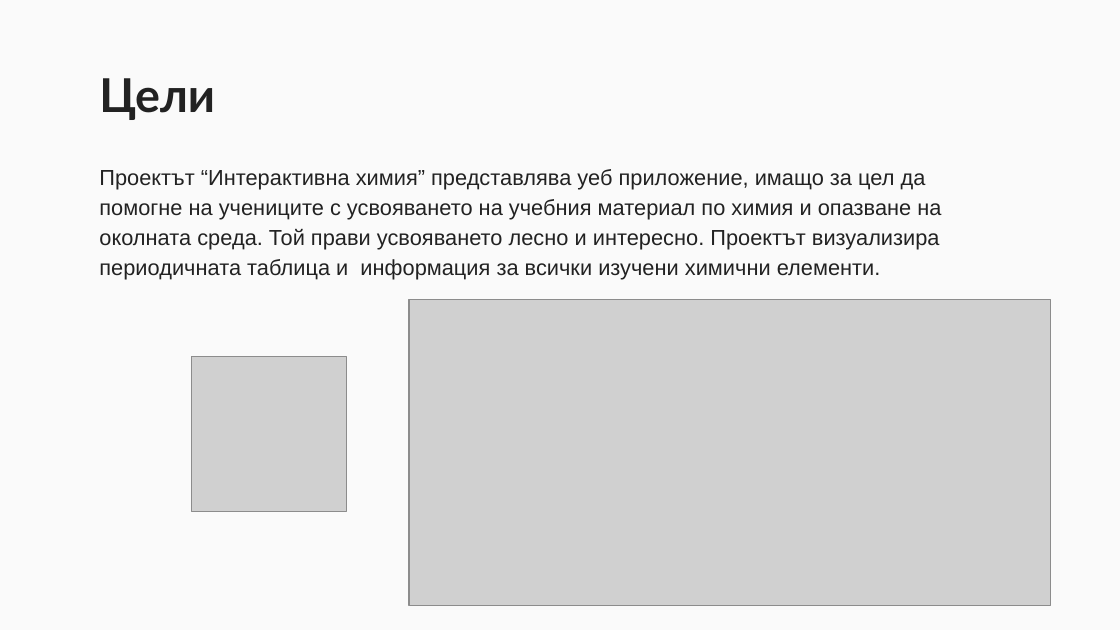
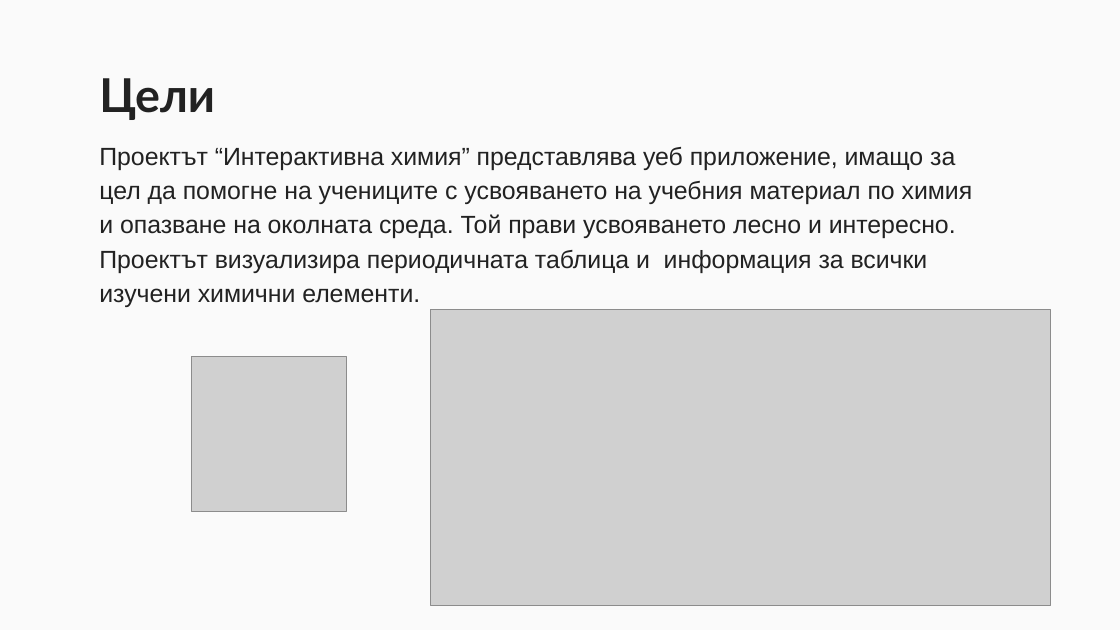
Before and after one commit to NikolaIvanov0821/Interactive-Chemie, a slide deck: slide 2 of Интерактивна химия.pptx. Drawn at 1120x630 pixels with LibreOffice and Linux fonts; fonts in the diff are those of the drawing; grey boxes stand for pictures. Boxes give left, top, right and bottom in pixels: in the first picture for what was removed or moved away, otherwise in the second. Text is boxed around its words. In the diff, an @@ line names an element or a change of style, - is before the commit and + after.

```diff
--- a/Интерактивна химия.pptx
+++ b/Интерактивна химия.pptx
@@ text "Проектът “Интерактивна химия” представлява уеб ...": place and size @@
-text "Проектът “Интерактивна химия” представлява уеб ..." at (99, 169, 941, 280)
+text "Проектът “Интерактивна химия” представлява уеб ..." at (99, 147, 973, 307)
@@ text "Проектът “Интерактивна химия” представлява уеб ..." at (99, 147, 973, 307): size 14 to 16 pt @@
@@ picture: place and size @@
-picture at (409, 299, 1051, 605)
+picture at (430, 310, 1049, 606)
```
Also in this commit, not shown: 3 other slides changed, 1 other file.
